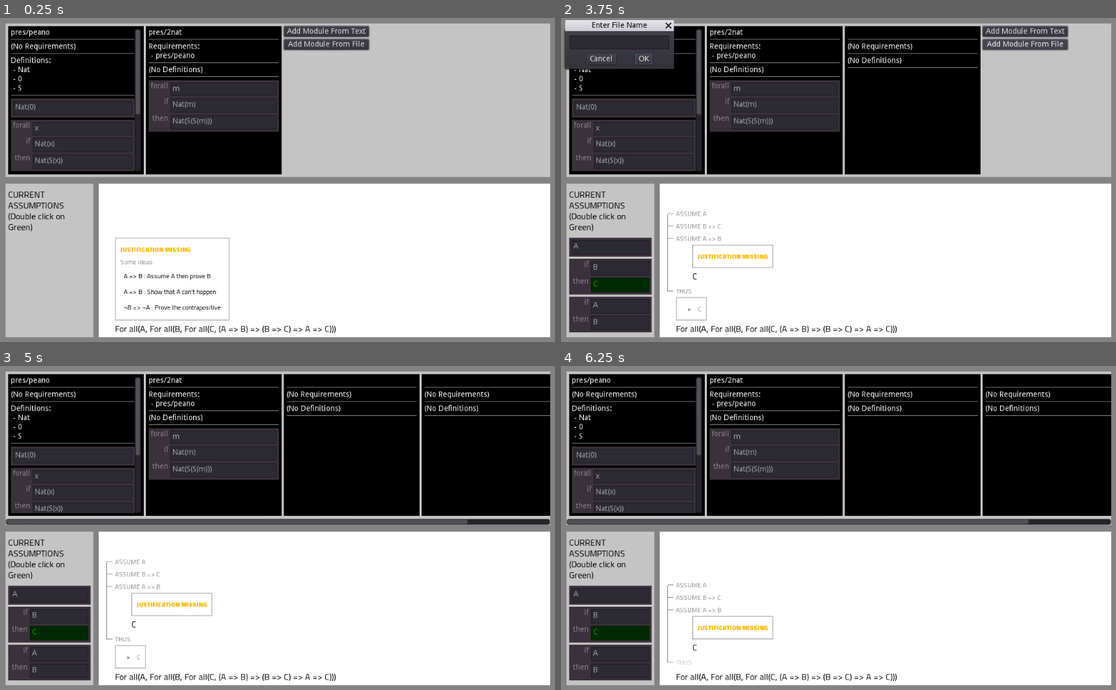
Above: before the commit, frames 1-4 (two rows, left to right).
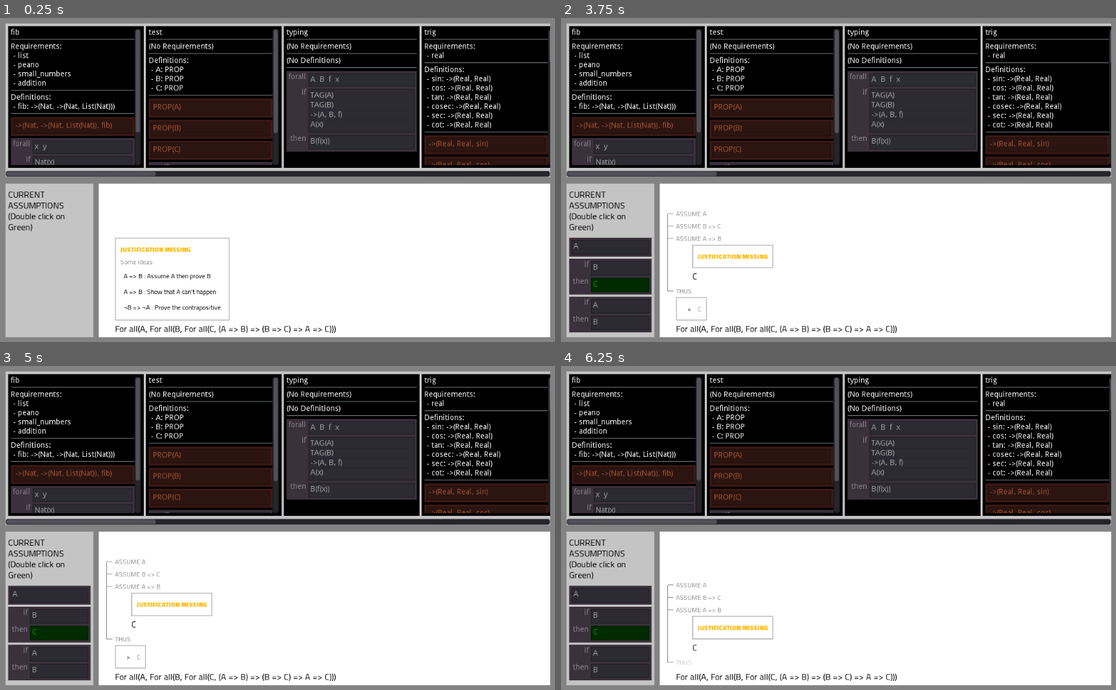
Above: after the commit, the same moments.

Repository: Negabinary/Math-Playground
Game: Godot game, scene res://Main.tscn
Two runs of this game, one before a commit and one after it. Both use one fixed random seed, a clock stepped at 60 frames per second and the inputs below.
Inputs (mouse positions are in pixels of both pictures, inside the frame that each line leads up to):
- Up to frame 1 (0.25 s): no input
- Up to frame 2 (3.75 s): click (888, 30) at 0.5 s, where only the run before the commit has a clickable "Add Module From Text"; click (644, 73) at 1.25 s, where only the run before the commit has a clickable "OK"; click "A => B : Assume A then prove B" at 2 s; click (882, 312) at 2.75 s; click (1027, 43) at 3.5 s, where only the run before the commit has a clickable "Add Module From File"
- Up to frame 3 (5 s): click (83, 408) at 4.25 s, where only the run before the commit has a clickable "OK"
- Up to frame 4 (6.25 s): click (694, 657) at 5 s; click (882, 638) at 5.75 s

The runs differ from the first frame. In frame 1, 33% of the frame differs, in the area x 1-100%, y 2-50%; in frame 2, 31%; in frame 3, 20%; in frame 4, 20%.

Commit message:
Enter ExprItems for Refinements

Diff:
--- a/Assumptions.gd
+++ b/Assumptions.gd
@@ -4,6 +4,7 @@
 
 var proof_step : ProofStep
 var locator : Locator
+onready var selection_handler:SelectionHandler = $"../../../../../SelectionHandler"
 
 
 func set_locator(new_location:Locator) -> void:
@@ -40,7 +41,7 @@
 func save_assumption(assumption:ProofStep):
 	var assumption_box = ASSUMPTION_BOX.instance()
 	$VBoxContainer.add_child(assumption_box)
-	assumption_box.display_assumption(assumption)
+	assumption_box.display_assumption(assumption, selection_handler)
 	assumption_box.connect("assumption_conclusion_used", self, "_on_assumption_conclusion_used")
 	assumption_box.connect("proof_step_created", self, "_on_proof_step_created")
 	assumption_box.connect("use_equality", self, "_on_use_equality")
@@ -57,9 +58,6 @@
 		var matching := {}
 		for definition in assumption.get_statement().get_definitions():
 			matching[definition] = "*"
-		print(matching)
-		print(assumption.get_statement().get_conclusion().get_expr_item())
-		print(locator.get_expr_item())
 		if assumption.get_statement().get_conclusion().get_expr_item().is_superset(locator.get_expr_item(), matching):
 			var refined_ps = ProofStep.new(assumption.get_statement().deep_replace_types(matching).as_expr_item())
 			refined_ps.justify_with_specialisation(assumption, matching)
--- a/Main.gd
+++ b/Main.gd
@@ -42,7 +42,7 @@
 	ui_modules.initialise($SelectionHandler)
 	$SelectionHandler.connect("proof_step_changed", self, "_on_proof_step_selected")
 	$SelectionHandler.connect("locator_changed", self, "_on_goal_item_selected")
-	$VSplitContainer/Modules.connect("request_proof", self, "_set_proof")
+	$SelectionHandler.connect("proof_changed", self, "_set_proof")
 
 func _on_proof_step_selected(proof_step:ProofStep):
 	ui_goals.show_expression(Statement.new(proof_step.get_statement().as_expr_item()))
--- a/Main.tscn
+++ b/Main.tscn
@@ -81,7 +81,6 @@
 text = "Add Module From Text"
 
 [node name="CodeDialog" type="ConfirmationDialog" parent="VSplitContainer/Modules/ScrollContainer/MarginContainer/HBoxContainer/VBoxContainer/Button"]
-visible = true
 margin_top = 48.0
 margin_right = 200.0
 margin_bottom = 118.0
@@ -94,19 +93,22 @@
 [node name="VBoxContainer" type="VBoxContainer" parent="VSplitContainer/Modules/ScrollContainer/MarginContainer/HBoxContainer/VBoxContainer/Button/CodeDialog"]
 anchor_right = 1.0
 anchor_bottom = 1.0
-margin_bottom = -35.0
+margin_left = 8.0
+margin_top = 8.0
+margin_right = -8.0
+margin_bottom = -36.0
 __meta__ = {
 "_edit_use_anchors_": false
 }
 
 [node name="Label3" type="LineEdit" parent="VSplitContainer/Modules/ScrollContainer/MarginContainer/HBoxContainer/VBoxContainer/Button/CodeDialog/VBoxContainer"]
-margin_right = 200.0
+margin_right = 184.0
 margin_bottom = 24.0
 
 [node name="Label2" type="TextEdit" parent="VSplitContainer/Modules/ScrollContainer/MarginContainer/HBoxContainer/VBoxContainer/Button/CodeDialog/VBoxContainer"]
 margin_top = 28.0
-margin_right = 200.0
-margin_bottom = 37.0
+margin_right = 184.0
+margin_bottom = 28.0
 size_flags_vertical = 3
 show_line_numbers = true
 minimap_draw = true
@@ -125,7 +127,10 @@
 
 [node name="Label2" type="LineEdit" parent="VSplitContainer/Modules/ScrollContainer/MarginContainer/HBoxContainer/VBoxContainer/Button2/WindowDialog"]
 anchor_right = 1.0
-margin_bottom = 14.0
+margin_left = 8.0
+margin_top = 8.0
+margin_right = -8.0
+margin_bottom = 34.0
 
 [node name="Proof" type="HSplitContainer" parent="VSplitContainer"]
 margin_top = 296.0
--- a/Modules.gd
+++ b/Modules.gd
@@ -12,11 +12,11 @@
 
 func initialise(selection_handler:SelectionHandler):
 	self.selection_handler = selection_handler
-	#for module_name in ["test","typing","trig","real_test","real","the_set_of_all_sets","functional","list","current_module","peano", "boolean", "small_numbers","addition"]:
+	for module_name in ["fib","test","typing","trig","real_test","real","the_set_of_all_sets","functional","list","current_module","peano", "boolean", "small_numbers","addition"]:
 	#for module_name in ["trig","real_test","real"]:
 	#for module_name in ["bool/bool_type", "bool/bool_and", "bool/bool_or", "bool/de_morgan"]:
 	#for module_name in ["2p2e4","small_numbers","addition","peano"]:
-	for module_name in ["pres/peano","pres/2nat"]:
+	#for module_name in ["pres/peano","pres/2nat"]:
 		add_module(module_loader.get_module(module_name), module_name, selection_handler)
 
 
@@ -31,7 +31,8 @@
 
 
 func _on_proof_request(proof_step:ProofStep, module:MathModule):
-	emit_signal("request_proof", proof_step)
+	selection_handler.change_proof(proof_step, module)
+
 
 func _on_proof_step_created(proof_step:ProofStep):
 	emit_signal("proof_step_created", proof_step)
--- a/SelectionHandler.gd
+++ b/SelectionHandler.gd
@@ -1,12 +1,14 @@
 extends Node
 class_name SelectionHandler
 
+signal proof_changed
+signal module_changed
 signal proof_step_changed
 signal locator_changed
 
 
 var module : MathModule
-var proof : Proveable
+var proof : ProofStep
 var proof_step : ProofStep
 var locator : Locator
 
@@ -14,7 +16,7 @@
 	return module
 
 
-func get_proof() -> Proveable:
+func get_proof() -> ProofStep:
 	return proof
 
 
@@ -29,16 +31,17 @@
 func change_module(module:MathModule):
 	self.module = module
 	emit_signal("module_changed", module)
-	change_proof(null)
 
 
-func change_proof(proof:Proveable):
+func change_proof(proof:ProofStep, module:MathModule):
 	self.proof = proof
 	emit_signal("proof_changed", proof)
 	if proof == null:
-		change_proof(null)
+		change_proof_step(null)
+		change_module(null)
 	else:
-		change_proof_step(proof.as_conclusion())
+		change_proof_step(proof)
+		change_module(module)
 
 
 func change_proof_step(proof_step:ProofStep):
--- a/lib/current_module.tres
+++ b/lib/current_module.tres
@@ -21,12 +21,8 @@
 @D Q : ->(Nat,PROP)
 
 @A x : Nat
-@< =(+(0,x),x)
+@= =(+(0,x),x)
 @> Q(x)
-
-@A x : Nat
-@< Q(x)
-@> =(+(0,x),x)
 
 @A x : Nat
 @A y : Nat
--- /dev/null
+++ b/lib/fib.tres
@@ -0,0 +1,11 @@
+@R list
+@R peano
+@R small_numbers
+@R addition
+
+@D fib : ->(Nat,->(Nat,List(Nat)))
+
+@A x : Nat
+@A y : Nat
+@= fib(x,y)
+@> CONS(x,fib(y,+(x,y)))
--- a/project.godot
+++ b/project.godot
@@ -27,7 +27,7 @@
 "base": "Object",
 "class": "Locator",
 "language": "GDScript",
-"path": "res://src/model/locator.gd"
+"path": "res://src/expr_item/locator.gd"
 }, {
 "base": "Object",
 "class": "MathModule",
@@ -60,9 +60,14 @@
 "path": "res://SelectionHandler.gd"
 }, {
 "base": "Object",
+"class": "Selector",
+"language": "GDScript",
+"path": "res://src/expr_item/selector.gd"
+}, {
+"base": "Object",
 "class": "Statement",
 "language": "GDScript",
-"path": "res://src/model/statement.gd"
+"path": "res://src/expr_item/statement.gd"
 }, {
 "base": "Object",
 "class": "Tag",
@@ -72,7 +77,7 @@
 "base": "Object",
 "class": "UniversalLocator",
 "language": "GDScript",
-"path": "res://src/model/universal_locator.gd"
+"path": "res://src/expr_item/universal_locator.gd"
 }, {
 "base": "VBoxContainer",
 "class": "WPBParent",
@@ -110,6 +115,7 @@
 "Proveable": "",
 "ScopeStack": "",
 "SelectionHandler": "",
+"Selector": "",
 "Statement": "",
 "Tag": "",
 "UniversalLocator": "",
@@ -128,7 +134,7 @@
 
 [autoload]
 
-GlobalTypes="*res://src/model/global_types.gd"
+GlobalTypes="*res://src/expr_item/global_types.gd"
 Tagger="*res://src/tags/tagger.gd"
 
 [debug]
--- a/src/model/global_types.gd
+++ b/src/expr_item/global_types.gd
@@ -1,6 +1,6 @@
 extends Node
 
-var TYPING := false
+var TYPING := true
 
 var IMPLIES := ExprItemType.new("=>")
 var FORALL := ExprItemType.new("For all")
--- /dev/null
+++ b/src/expr_item/selector.gd
@@ -0,0 +1,13 @@
+extends Object
+class_name Selector
+
+
+var root_locator : Locator
+var dropped_children : int
+var excluded : Array # <Selector>
+
+
+func _init(root_locator, dropped_children := 0, excluded := []):
+	self.root_locator = root_locator
+	self.dropped_children = dropped_children
+	self.excluded = excluded
--- a/src/module/module.gd
+++ b/src/module/module.gd
@@ -33,10 +33,7 @@
 				line.begins_with("@= "):
 			current_item.push_front(line)
 
-	var def_dict := get_definition_dict()
-	var scope := GlobalTypes.get_scope_stack().new_child_context(def_dict)
-	for requirement in requirements:
-		scope.put_all(requirement.get_definition_dict())
+	var scope := get_scope_stack()
 	for statement_string in statement_strings:
 		if statement_string != null:
 			var expr_item := ExprItemBuilder.from_string(statement_string, scope)
@@ -52,6 +49,14 @@
 				if Tagger.is_tag(expr_item.abandon_lowest(1)):
 					Tagger.put_tag(expr_item.get_child(expr_item.get_child_count()-1).get_type(), Tag.new(expr_item.abandon_lowest(1)))
 					proof_step.mark_tag()
+
+
+func get_scope_stack() -> ScopeStack:
+	var def_dict := get_definition_dict()
+	var scope := GlobalTypes.get_scope_stack().new_child_context(def_dict)
+	for requirement in requirements:
+		scope.put_all(requirement.get_definition_dict())
+	return scope
 
 
 func _parse_requirement(requirement:String, module_loader):
@@ -105,7 +110,6 @@
 	for qualifier in qualifiers:
 		var qualifier_type = qualifier.left(3)
 		var qualifier_payload = qualifier.right(3)
-		print(qualifier_type)
 		if qualifier_type == "@A " or qualifier_type == "@a ":
 			var def_name : String = qualifier_payload.split(":")[0].strip_edges(true,true)
 			var type_info : String = qualifier_payload.split(":")[1].strip_edges(true,true)
--- a/src/module/proveable.gd
+++ b/src/module/proveable.gd
@@ -1,7 +1,12 @@
 extends Node
 class_name Proveable
 
+var as_assumption : ProofStep
 var as_conclusion : ProofStep
+
+
+func get_as_assumption():
+	return as_assumption
 
 func get_as_conclusion():
 	return as_conclusion
--- a/src/proof_step/proof_step.gd
+++ b/src/proof_step/proof_step.gd
@@ -110,6 +110,11 @@
 
 func justify_with_reflexivity() -> void:
 	justification = ReflexiveJustification.new()
+	emit_signal("justified")
+
+
+func justify_with_matching() -> void:
+	justification = MatchingJustification.new(self)
 	emit_signal("justified")
 
 
@@ -369,6 +374,28 @@
 		return "BECAUSE ANYTHING EQUALS ITSELF"
 
 
+class MatchingJustification extends Justification:
+
+	func _init(context:ProofStep):
+		requirements = []
+		var lhs := context.get_statement().as_expr_item().get_child(0)
+		var rhs := context.get_statement().as_expr_item().get_child(1)
+		for i in lhs.get_child_count():
+			requirements.append(
+				context.get_script().new(
+					ExprItem.new(GlobalTypes.EQUALITY,[
+						lhs.get_child(i),
+						rhs.get_child(i)
+					]),
+					MissingJustification.new(),
+					context
+				)
+			)
+
+	func get_justification_text():
+		return "SO THIS MATCHES"
+
+
 class VacuousJustification extends Justification:
 
 	func _init(context:ProofStep):
--- a/src/visual/assumption_box/AssumptionBox.gd
+++ b/src/visual/assumption_box/AssumptionBox.gd
@@ -6,17 +6,20 @@
 signal request_to_prove # ()
 
 var assumption : ProofStep
+var definitions := []
+var selection_handler : SelectionHandler
 
 
 func _ready():
 	$PopupMenu.connect("prove", self, "emit_signal",["request_to_prove"])
 
 
-func display_assumption(new_assumption:ProofStep):
+func display_assumption(new_assumption:ProofStep, selection_handler:SelectionHandler):
 	$VBoxContainer/Conditions/Conditions.clear()
 	$VBoxContainer/Conclusion/Conclusion.clear()
 
 	assumption = new_assumption
+	self.selection_handler = selection_handler
 
 	if assumption.is_tag():
 		modulate = Color.coral
@@ -25,7 +28,7 @@
 
 	var assumption_statement := assumption.get_statement()
 
-	var definitions := assumption_statement.get_definitions()
+	definitions = assumption_statement.get_definitions()
 	var conditions := assumption_statement.get_conditions()
 	var conclusion:Locator = assumption_statement.get_conclusion()
 
@@ -87,3 +90,19 @@
 func _on_AssumptionBox_gui_input(event:InputEvent):
 	if event.is_action_released("right_click"):
 		$PopupMenu.popup(Rect2(rect_global_position + event.position, Vector2(1,1)))
+
+
+var last_definition
+
+func _on_Definitions_item_activated(index):
+	if index != -1:
+		last_definition = definitions[index]
+		$EnterExprItem.popup_centered()
+
+
+func _on_EnterExprItem_confirmed():
+	var context := selection_handler.get_module().get_scope_stack()
+	var expr_item = ExprItemBuilder.from_string($EnterExprItem/VBoxContainer/LineEdit.text,context)
+	var refined_ps := ProofStep.new(assumption.get_statement().deep_replace_types({last_definition:expr_item}).as_expr_item())
+	refined_ps.justify_with_specialisation(assumption, {last_definition:expr_item})
+	emit_signal("proof_step_created", refined_ps)
--- a/src/visual/assumption_box/AssumptionBox.tscn
+++ b/src/visual/assumption_box/AssumptionBox.tscn
@@ -1,10 +1,11 @@
-[gd_scene load_steps=7 format=2]
+[gd_scene load_steps=8 format=2]
 
 [ext_resource path="res://src/visual/assumption_box/AssumptionBox.gd" type="Script" id=1]
 [ext_resource path="res://src/visual/assumption_box/Definitions.gd" type="Script" id=2]
 [ext_resource path="res://src/visual/assumption_box/Conclusions.gd" type="Script" id=3]
 [ext_resource path="res://src/visual/assumption_box/Equalities.gd" type="Script" id=4]
 [ext_resource path="res://src/visual/assumption_box/PopupMenu.gd" type="Script" id=5]
+[ext_resource path="res://src/visual/popups/EnterExprItem.tscn" type="PackedScene" id=6]
 
 [sub_resource type="StyleBoxFlat" id=1]
 content_margin_left = 4.0
@@ -127,8 +128,12 @@
 margin_right = 45.0
 margin_bottom = 104.0
 script = ExtResource( 5 )
+
+[node name="EnterExprItem" parent="." instance=ExtResource( 6 )]
 [connection signal="gui_input" from="." to="." method="_on_AssumptionBox_gui_input"]
 [connection signal="expr_item_dropped_on_definition" from="VBoxContainer/Definitions/Definitions" to="." method="_on_expr_item_dropped_on_definition"]
+[connection signal="item_activated" from="VBoxContainer/Definitions/Definitions" to="." method="_on_Definitions_item_activated"]
 [connection signal="item_activated" from="VBoxContainer/Conclusion/Conclusion" to="." method="_on_Conclusion_item_activated"]
 [connection signal="item_activated" from="VBoxContainer/Equality/Equalities" to="VBoxContainer/Equality/Equalities" method="_on_item_activated"]
 [connection signal="use_equality" from="VBoxContainer/Equality/Equalities" to="." method="_on_use_equality"]
+[connection signal="confirmed" from="EnterExprItem" to="." method="_on_EnterExprItem_confirmed"]
--- a/src/visual/module/module_box.gd
+++ b/src/visual/module/module_box.gd
@@ -24,7 +24,7 @@
 	for proof_step in module.get_proof_steps():
 		var assumption_box = ASSUMPTION_BOX.instance()
 		ui_assumptions.add_child(assumption_box)
-		assumption_box.display_assumption(proof_step)
+		assumption_box.display_assumption(proof_step, selection_handler)
 		assumption_box.connect("request_to_prove", self, "emit_signal", ["request_to_prove", ProofStep.new(proof_step.get_statement().as_expr_item()), module])
 		assumption_box.connect("proof_step_created", self, "_on_proof_step_created")
 		assumption_box.connect("assumption_conclusion_used", self, "_on_assumption_conclusion_used")
--- /dev/null
+++ b/src/visual/popups/EnterExprItem.tscn
@@ -0,0 +1,29 @@
+[gd_scene format=2]
+
+[node name="EnterExprItem" type="ConfirmationDialog"]
+anchor_left = 0.5
+anchor_top = 0.5
+anchor_right = 0.5
+anchor_bottom = 0.5
+margin_left = -100.0
+margin_top = -35.0
+margin_right = 100.0
+margin_bottom = 35.0
+window_title = "Enter some Maths"
+resizable = true
+
+[node name="VBoxContainer" type="VBoxContainer" parent="."]
+anchor_right = 1.0
+anchor_bottom = 1.0
+margin_left = 8.0
+margin_top = 8.0
+margin_right = -8.0
+margin_bottom = -36.0
+__meta__ = {
+"_edit_use_anchors_": false
+}
+
+[node name="LineEdit" type="LineEdit" parent="VBoxContainer"]
+margin_right = 184.0
+margin_bottom = 24.0
+placeholder_text = "Enter some Maths"
--- a/src/visual/written_proof_box/WPBMissing.gd
+++ b/src/visual/written_proof_box/WPBMissing.gd
@@ -4,6 +4,7 @@
 var ui_implication_button
 var ui_vacuous_button
 var ui_reflexive_button
+var ui_matching_button
 
 
 func initialise(proof_step:ProofStep, selection_handler:SelectionHandler, active_dependency_id:=-1):
@@ -18,8 +19,13 @@
 	ui_vacuous_button = $Ideas/PanelContainer/VBoxContainer/VacuousButton
 	ui_contrapositive_button = $Ideas/PanelContainer/VBoxContainer/ContrapositiveButton
 	ui_reflexive_button = $Ideas/PanelContainer/VBoxContainer/ReflexivityButton
+	ui_reflexive_button.visible = false
+	ui_matching_button = $Ideas/PanelContainer/VBoxContainer/MatchingButton
+	ui_matching_button.visible = false
 
-	var parent_type := proof_step.get_statement().as_expr_item().get_type()
+	var parent_type:ExprItemType = proof_step.get_statement().as_expr_item().get_type()
+
+	$Ideas/PanelContainer/VBoxContainer/Label2.visible = false
 
 	if parent_type == GlobalTypes.IMPLIES or parent_type == GlobalTypes.FORALL:
 		$Ideas/PanelContainer/VBoxContainer/Label2.visible = true
@@ -27,18 +33,26 @@
 		ui_vacuous_button.connect("pressed", self, "_vacuous_button")
 		ui_contrapositive_button.connect("pressed", self, "_contrapositive_button")
 		ui_reflexive_button.visible = false
-	elif parent_type == GlobalTypes.EQUALITY and proof_step.get_statement().as_expr_item().get_child(0).compare(proof_step.get_statement().as_expr_item().get_child(1)):
-		$Ideas/PanelContainer/VBoxContainer/Label2.visible = true
-		ui_reflexive_button.connect("pressed", self, "_reflexive_button")
+	elif parent_type == GlobalTypes.EQUALITY:
 		ui_implication_button.visible = false
 		ui_vacuous_button.visible = false
 		ui_contrapositive_button.visible = false
+
+		if proof_step.get_statement().as_expr_item().get_child(0).compare(proof_step.get_statement().as_expr_item().get_child(1)):
+			$Ideas/PanelContainer/VBoxContainer/Label2.visible = true
+			ui_reflexive_button.visible = true
+			ui_reflexive_button.connect("pressed", self, "_reflexive_button")
+
+		if proof_step.get_statement().as_expr_item().get_child(0).get_type() == proof_step.get_statement().as_expr_item().get_child(1).get_type() and \
+				proof_step.get_statement().as_expr_item().get_child(0).get_child_count() == proof_step.get_statement().as_expr_item().get_child(1).get_child_count():
+			$Ideas/PanelContainer/VBoxContainer/Label2.visible = true
+			ui_matching_button.visible = true
+			ui_matching_button.connect("pressed", self, "_matching_button")
 	else:
 		ui_implication_button.visible = false
 		ui_vacuous_button.visible = false
 		ui_contrapositive_button.visible = false
 		ui_reflexive_button.visible = false
-		$Ideas/PanelContainer/VBoxContainer/Label2.visible = false
 
 
 func _implication_button():
@@ -55,3 +69,7 @@
 
 func _reflexive_button():
 	proof_step.justify_with_reflexivity()
+
+
+func _matching_button():
+	proof_step.justify_with_matching()
--- a/src/visual/written_proof_box/WPBMissing.tscn
+++ b/src/visual/written_proof_box/WPBMissing.tscn
@@ -15,20 +15,20 @@
 
 [node name="Ideas" type="MarginContainer" parent="."]
 margin_right = 235.0
-margin_bottom = 196.0
+margin_bottom = 229.0
 size_flags_horizontal = 0
 custom_constants/margin_left = 30
 
 [node name="PanelContainer" type="PanelContainer" parent="Ideas"]
 margin_left = 30.0
 margin_right = 235.0
-margin_bottom = 196.0
+margin_bottom = 229.0
 
 [node name="VBoxContainer" type="VBoxContainer" parent="Ideas/PanelContainer"]
 margin_left = 7.0
 margin_top = 7.0
 margin_right = 198.0
-margin_bottom = 189.0
+margin_bottom = 222.0
 __meta__ = {
 "_edit_use_anchors_": false
 }
@@ -112,8 +112,24 @@
 "_edit_use_anchors_": false
 }
 
+[node name="MatchingButton" type="Button" parent="Ideas/PanelContainer/VBoxContainer"]
+margin_top = 186.0
+margin_right = 191.0
+margin_bottom = 215.0
+custom_fonts/font = ExtResource( 3 )
+custom_colors/font_color_disabled = Color( 0.631373, 0.631373, 0.631373, 1 )
+custom_colors/font_color = Color( 0, 0, 0, 1 )
+custom_colors/font_color_hover = Color( 0, 0, 0, 1 )
+custom_colors/font_color_pressed = Color( 0, 0, 0, 1 )
+text = "F(A) = F(B) : Match Arguments"
+flat = true
+align = 0
+__meta__ = {
+"_edit_use_anchors_": false
+}
+
 [node name="Statement" type="Control" parent="."]
-margin_top = 200.0
+margin_top = 233.0
 margin_right = 1024.0
-margin_bottom = 200.0
+margin_bottom = 233.0
 script = ExtResource( 5 )
Renamed: src/model/locator.gd -> src/expr_item/locator.gd
Renamed: src/model/statement.gd -> src/expr_item/statement.gd
Renamed: src/model/universal_locator.gd -> src/expr_item/universal_locator.gd
